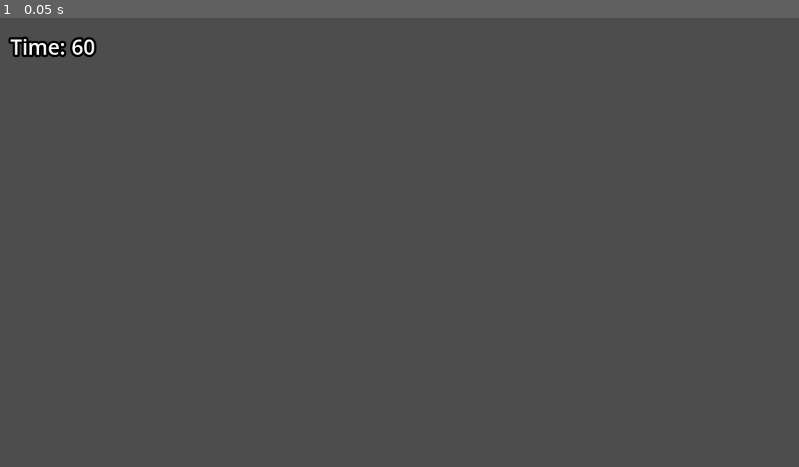
Above: before the commit, frame 1.
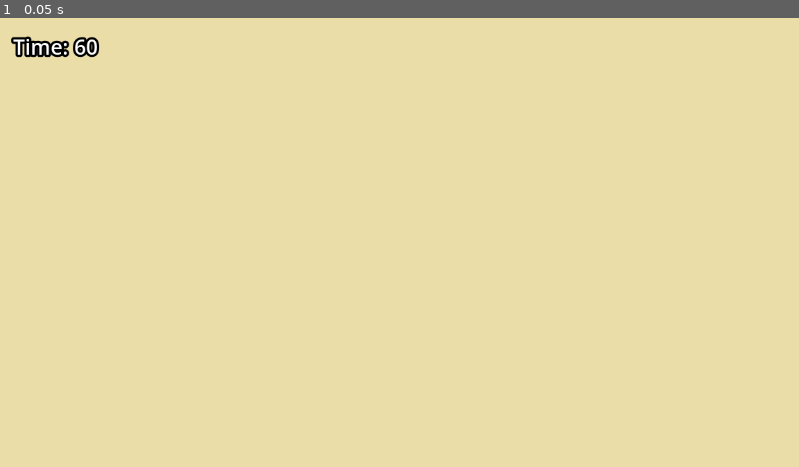
Above: after the commit, the same moment.

Repository: haybea16-beep/desktop-tutorial
Game: Godot game, scene res://level_1.tscn
Same seed, same stepped clock (60 frames per second), same inputs: the game is played once before the commit and once after it. The project has no main scene, so this scene is started directly.
Inputs:
- Up to frame 1 (0.05 s): no input

The runs differ from the first frame. In frame 1, 100% of the frame differs, in the area x 0-100%, y 0-100%.

Commit message:
made burger and working on making it slice every angle

Diff:
--- /dev/null
+++ b/new-game-project/food-pack-3/burger.tscn
@@ -0,0 +1,90 @@
+[gd_scene load_steps=2 format=3 uid="uid://dcb03tc533dkp"]
+
+[ext_resource type="Texture2D" uid="uid://ywuko6r676lq" path="res://food-pack-3/food-pack-3008.png" id="1_feoww"]
+
+[node name="burger" type="CharacterBody2D"]
+
+[node name="wholesprite" type="Node2D" parent="."]
+
+[node name="Sprite2D" type="Sprite2D" parent="wholesprite"]
+texture_filter = 1
+position = Vector2(9.53674e-07, 0)
+scale = Vector2(3, 2.853)
+texture = ExtResource("1_feoww")
+
+[node name="sliceright" type="Node2D" parent="."]
+visible = false
+
+[node name="half1" type="CharacterBody2D" parent="sliceright"]
+
+[node name="half1" type="ColorRect" parent="sliceright/half1"]
+clip_children = 1
+offset_left = -177.0
+offset_top = -111.0
+offset_right = 208.0
+offset_bottom = 1.0
+
+[node name="Sprite2D" type="Sprite2D" parent="sliceright/half1/half1"]
+texture_filter = 1
+position = Vector2(177, 111)
+scale = Vector2(3, 3)
+texture = ExtResource("1_feoww")
+
+[node name="half2" type="CharacterBody2D" parent="sliceright"]
+
+[node name="half2" type="ColorRect" parent="sliceright/half2"]
+clip_children = 1
+offset_left = -177.0
+offset_top = 1.0
+offset_right = 208.0
+offset_bottom = 113.0
+
+[node name="Sprite2D" type="Sprite2D" parent="sliceright/half2/half2"]
+texture_filter = 1
+position = Vector2(177, -2)
+scale = Vector2(3, 3)
+texture = ExtResource("1_feoww")
+
+[node name="slicedrightslashed" type="Node2D" parent="."]
+position = Vector2(0, -4)
+
+[node name="half1" type="CharacterBody2D" parent="slicedrightslashed"]
+
+[node name="half1" type="ColorRect" parent="slicedrightslashed/half1"]
+clip_children = 1
+offset_left = -44.0
+offset_top = -155.0
+offset_right = 341.0
+offset_bottom = -43.0
+rotation = 1.5708
+
+[node name="Sprite2D" type="Sprite2D" parent="slicedrightslashed/half1/half1"]
+texture_filter = 1
+position = Vector2(154, -47)
+rotation = -1.5708
+scale = Vector2(3, 3)
+texture = ExtResource("1_feoww")
+
+[node name="half2" type="CharacterBody2D" parent="slicedrightslashed"]
+
+[node name="half1" type="ColorRect" parent="slicedrightslashed/half2"]
+clip_children = 1
+offset_left = 113.0
+offset_top = -159.0
+offset_right = 498.0
+offset_bottom = -47.0
+rotation = 1.5708
+
+[node name="Sprite2D" type="Sprite2D" parent="slicedrightslashed/half2/half1"]
+texture_filter = 1
+position = Vector2(158, 98)
+rotation = -1.5708
+scale = Vector2(3, 3)
+texture = ExtResource("1_feoww")
+
+[node name="Sprite2D2" type="Sprite2D" parent="slicedrightslashed/half2/half1"]
+texture_filter = 1
+position = Vector2(158, 98)
+rotation = -1.5708
+scale = Vector2(3, 3)
+texture = ExtResource("1_feoww")
--- a/new-game-project/level_1.tscn
+++ b/new-game-project/level_1.tscn
@@ -12,21 +12,6 @@
 font_size = 30
 outline_size = 13
 outline_color = Color(0, 0, 0, 1)
-
-[sub_resource type="Animation" id="Animation_3hls8"]
-resource_name = "idle"
-tracks/0/type = "value"
-tracks/0/imported = false
-tracks/0/enabled = true
-tracks/0/path = NodePath("flash:visible")
-tracks/0/interp = 1
-tracks/0/loop_wrap = true
-tracks/0/keys = {
-"times": PackedFloat32Array(0),
-"transitions": PackedFloat32Array(1),
-"update": 1,
-"values": [false]
-}
 
 [sub_resource type="Animation" id="Animation_hbghi"]
 length = 0.001
@@ -83,6 +68,21 @@
 "values": [Color(1, 1, 1, 1), Color(1, 1, 1, 0)]
 }
 
+[sub_resource type="Animation" id="Animation_3hls8"]
+resource_name = "idle"
+tracks/0/type = "value"
+tracks/0/imported = false
+tracks/0/enabled = true
+tracks/0/path = NodePath("flash:visible")
+tracks/0/interp = 1
+tracks/0/loop_wrap = true
+tracks/0/keys = {
+"times": PackedFloat32Array(0),
+"transitions": PackedFloat32Array(1),
+"update": 1,
+"values": [false]
+}
+
 [sub_resource type="AnimationLibrary" id="AnimationLibrary_ihfcg"]
 _data = {
 &"RESET": SubResource("Animation_hbghi"),
@@ -91,6 +91,7 @@
 }
 
 [node name="arbys game" type="Node2D"]
+position = Vector2(4, 0)
 
 [node name="ingameui" type="CanvasLayer" parent="."]
 
@@ -132,6 +133,7 @@
 offset_bottom = 648.0
 
 [node name="Labelboom" type="Label" parent="main/flash"]
+layout_mode = 0
 offset_right = 1148.0
 offset_bottom = 647.0
 text = "Boom!"
@@ -160,5 +162,3 @@
 [node name="start screen" type="CanvasLayer" parent="."]
 
 [node name="game over screen" type="CanvasLayer" parent="."]
-
-[node name="burger" type="CharacterBody2D" parent="."]
--- a/new-game-project/project.godot
+++ b/new-game-project/project.godot
@@ -17,3 +17,4 @@
 [rendering]
 
 renderer/rendering_method="mobile"
+environment/defaults/default_clear_color=Color(0.916872, 0.868073, 0.652865, 1)
